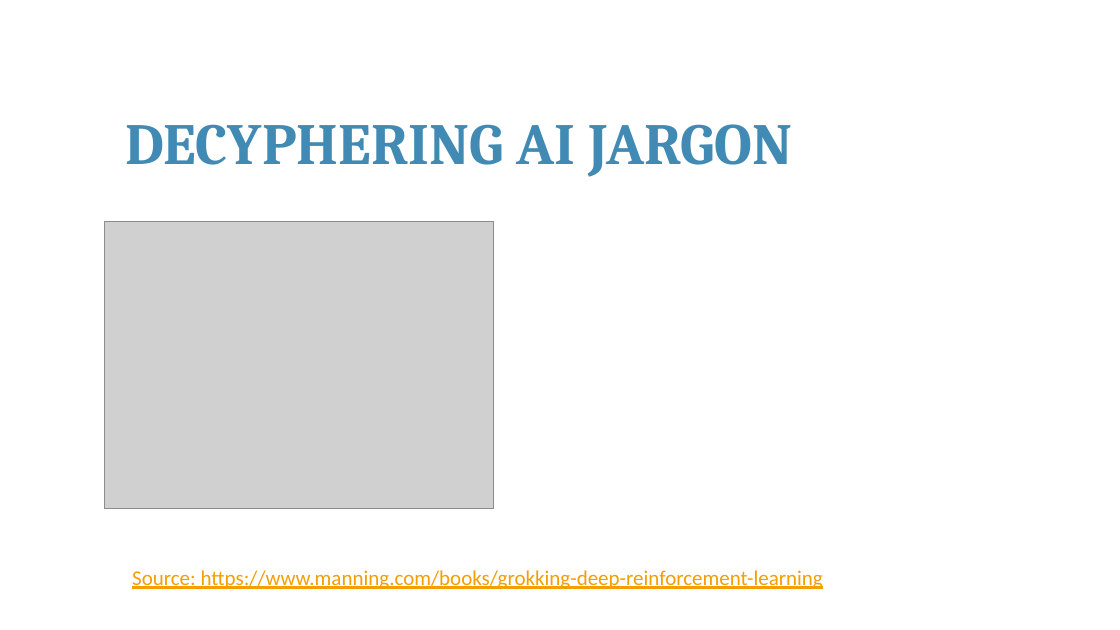
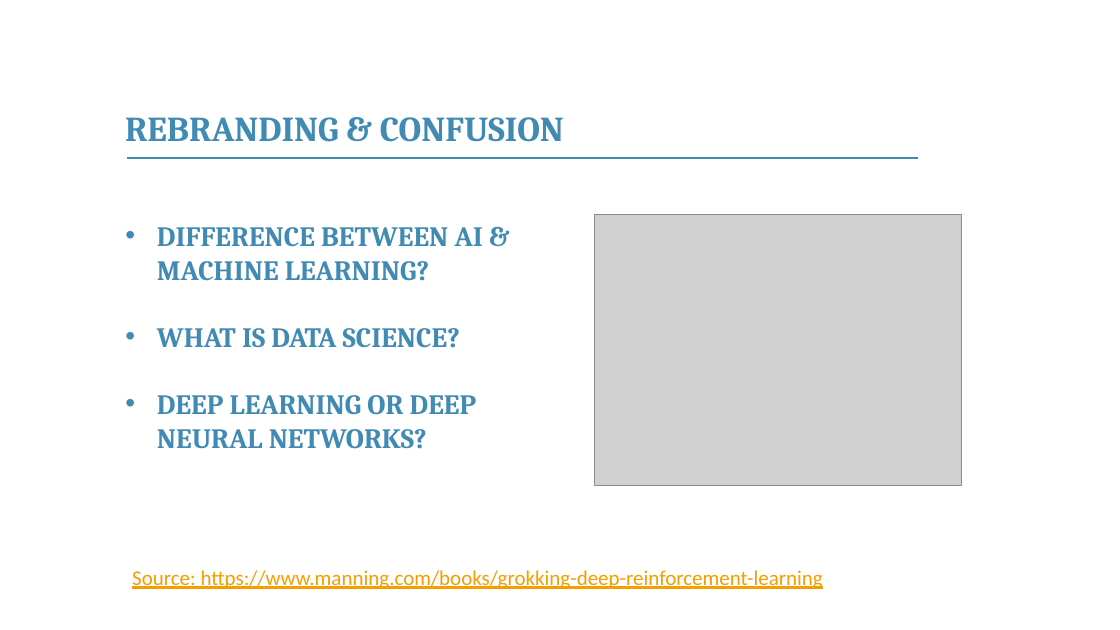
Before and after one commit to franckalbinet/itu-eaco-zanzibar-12-2018, a slide deck: slide 26 of presentations/session-4-intro-to-ai.pptx (slide 22 before the commit). Drawn at 1120x630 pixels with LibreOffice and Linux fonts; fonts in the diff are those of the drawing; grey boxes stand for pictures; background and template pictures are left out. Boxes give left, top, right and bottom in pixels: in the first picture for what was removed or moved away, otherwise in the second. Text is boxed around its words. In the diff, an @@ line names an element or a change of style, - is before the commit and + after.

```diff
--- a/presentations/session-4-intro-to-ai.pptx
+++ b/presentations/session-4-intro-to-ai.pptx
@@ text added at (x1=125, y1=117, x2=564, y2=142), 30 pt, text #418AB3, bold @@
+REBRANDING & CONFUSION
@@ text removed at (x1=125, y1=124, x2=792, y2=177) @@
-DECYPHERING AI JARGON
@@ line added from (127, 158) to (918, 158), #418AB3 1 pt @@
@@ text added at (x1=157, y1=227, x2=483, y2=449), 24 pt, text #418AB3, bold @@
+• DIFFERENCE BETWEEN AI &
+  MACHINE LEARNING?
+• WHAT IS DATA SCIENCE?
+• DEEP LEARNING OR DEEP
+  NEURAL NETWORKS?
@@ picture resized from (x1=105, y1=222, x2=493, y2=508) to (x1=595, y1=214, x2=962, y2=485) @@
```
Also in this commit, not shown: 26 other slides changed, 8 slides added, 2 slides removed, 2 other files.
